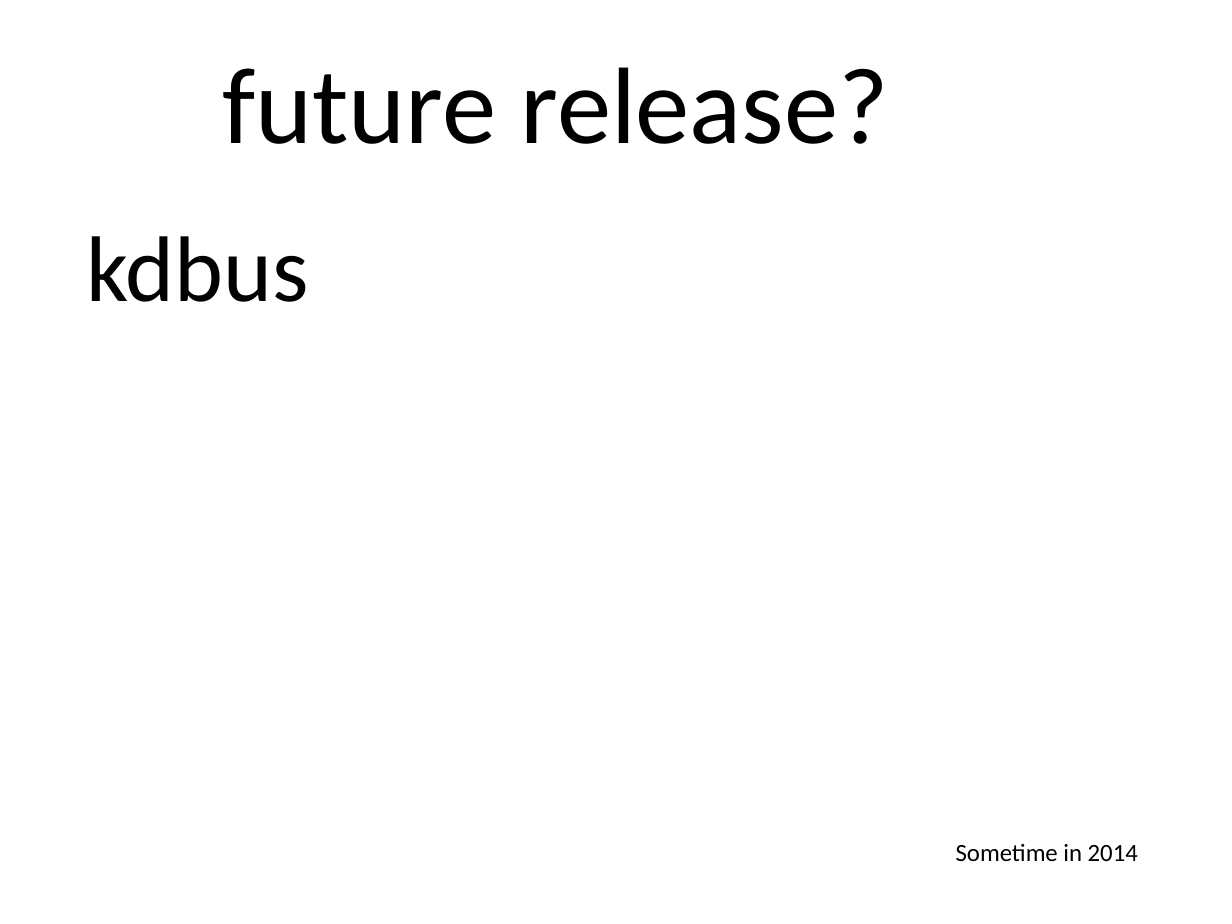
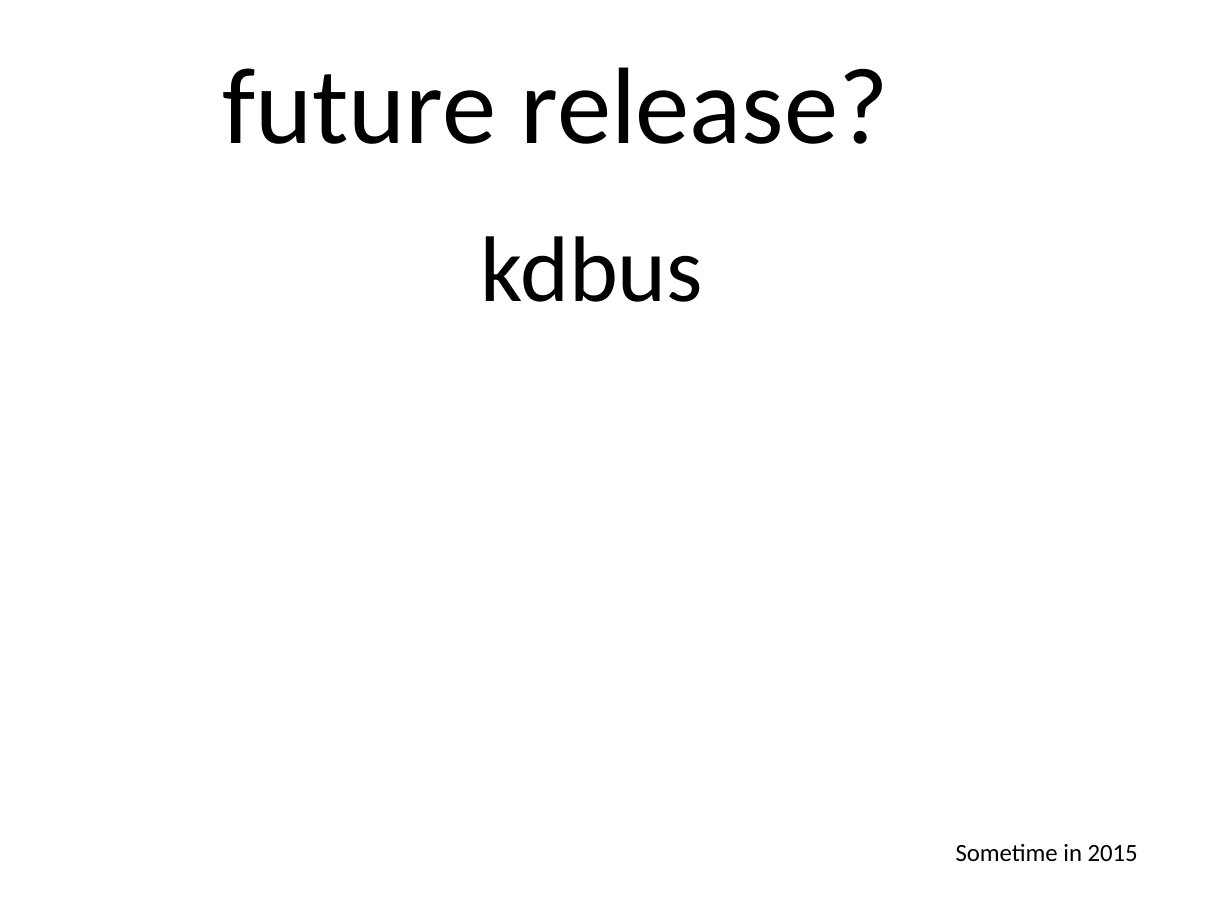
Before and after one commit to gregkh/kernel-development, a slide deck: slide 20 of lf_kernel-development.odp (slide 34 before the commit). Drawn at 1232x924 pixels with LibreOffice and Linux fonts; fonts in the diff are those of the drawing; background and template pictures are left out. Boxes give left, top, right and bottom in pixels: in the first picture for what was removed or moved away, otherwise in the second. Text is boxed around its words. In the diff, an @@ line names an element or a change of style, - is before the commit and + after.

```diff
--- a/lf_kernel-development.odp
+++ b/lf_kernel-development.odp
@@ text "kdbus": place and size @@
-text "kdbus" at [86, 236, 309, 302]
+text "kdbus" at [480, 236, 703, 302]
@@ text at [956, 844, 1138, 861]: text changed @@
-Sometime in 2014
+Sometime in 2015
```
Also in this commit, not shown: 27 other slides changed, 1 slide removed, 1 other file.
